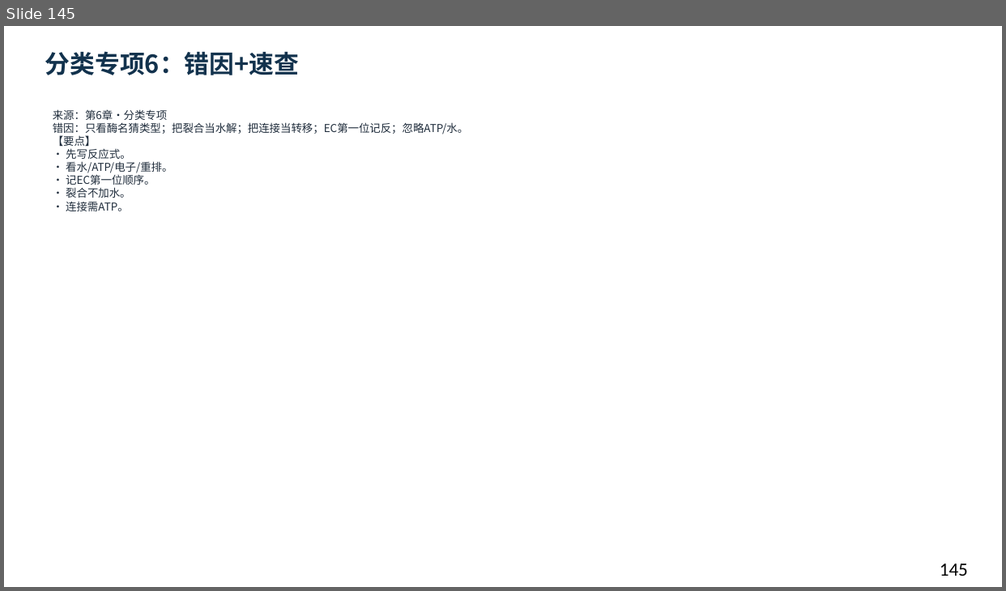
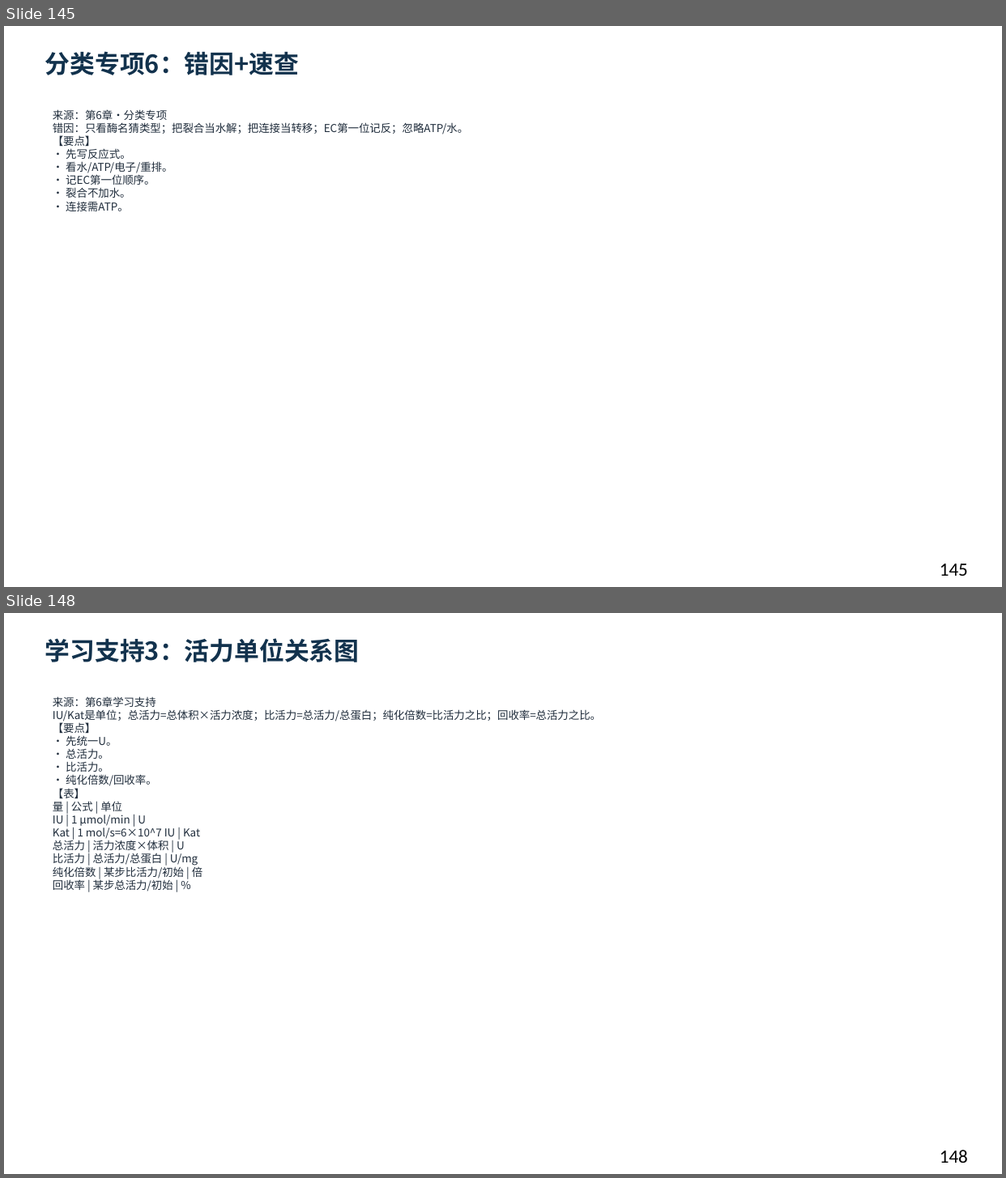
Before and after one commit to newkan-li/Biochemistry, a slide deck: downloads/bc06-ai-style.pptx. Shown one above the other, each under a label of ours: slide 145 before the commit, slides 145 and 148 after it; the slides between them are not shown. The pictures are 1006x591 and 1006x1178 pixels, drawn with LibreOffice and Linux fonts; fonts in the diff are those of the drawing. Boxes give left, top, right and bottom in pixels: in the first picture for what was removed or moved away, otherwise in the second. Text is boxed around its words. In the diff, an @@ line names an element or a change of style, - is before the commit and + after.

```diff
--- a/downloads/bc06-ai-style.pptx
+++ b/downloads/bc06-ai-style.pptx
@@ slide 148 added at bbox=[4, 613, 1002, 1174], background #FFFFFF @@
@@ text added at bbox=[45, 638, 360, 662], 24 pt, text #12324D, bold @@
+学习支持3：活力单位关系图
@@ text added at bbox=[53, 696, 601, 892], 10.5 pt, text #202D3C @@
+来源：第6章学习支持
+IU/Kat是单位；总活力=总体积×活力浓度；比活力=总活力/总蛋白；纯化倍数=比活力之比；回收率=总活力之比。
+【要点】
+• 先统一U。
+• 总活力。
+• 比活力。
+• 纯化倍数/回收率。
+【表】
+量 | 公式 | 单位
+IU | 1 μmol/min | U
+Kat | 1 mol/s=6×10^7 IU | Kat
+总活力 | 活力浓度×体积 | U
+比活力 | 总活力/总蛋白 | U/mg
+纯化倍数 | 某步比活力/初始 | 倍
+回收率 | 某步总活力/初始 | %
@@ text added at bbox=[940, 1150, 968, 1163], 18 pt, text #000000 @@
+148
```
Also in this commit, not shown: 12 slides changed, 5 other slides added, 6 other files.
